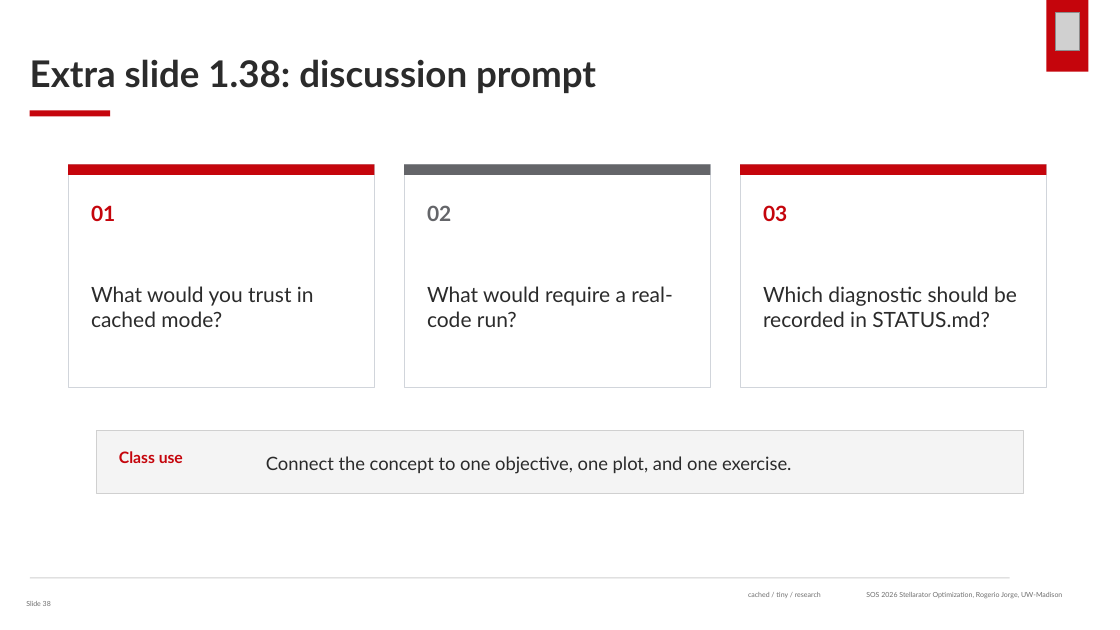
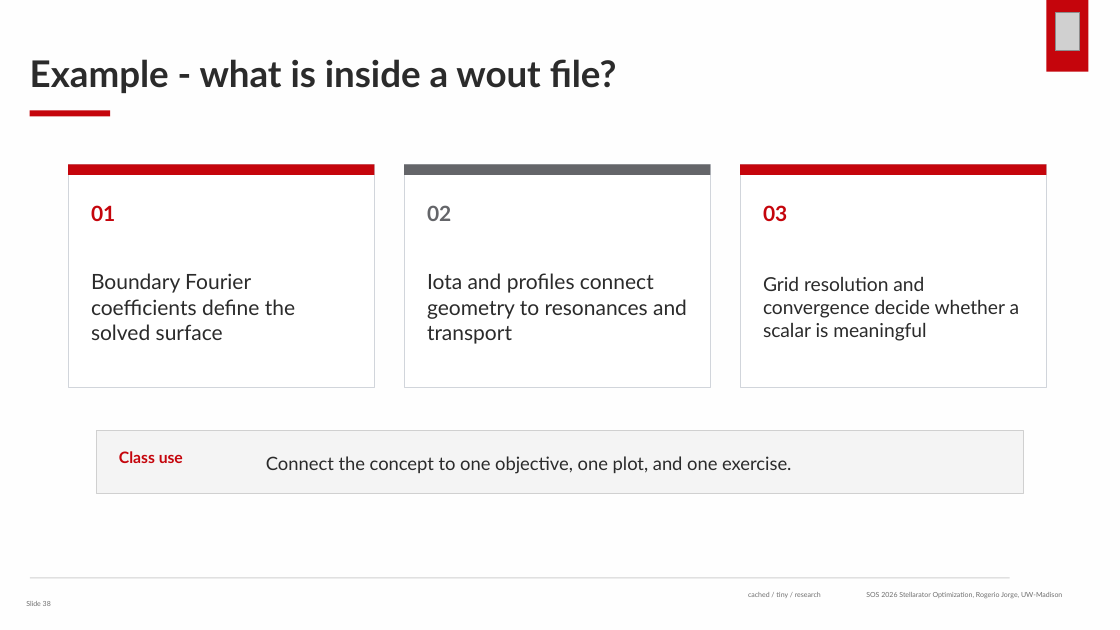
Before and after one commit to rogeriojorge/sos2026-rjorge-stellarator-optimization, a slide deck: slide 38 of slides/pptx/lecture_1_geometry_metrics.pptx. Drawn at 1120x630 pixels with LibreOffice and Linux fonts; fonts in the diff are those of the drawing; grey boxes stand for pictures. Boxes give left, top, right and bottom in pixels: in the first picture for what was removed or moved away, otherwise in the second. Text is boxed around its words. In the diff, an @@ line names an element or a change of style, - is before the commit and + after.

```diff
--- a/slides/pptx/lecture_1_geometry_metrics.pptx
+++ b/slides/pptx/lecture_1_geometry_metrics.pptx
@@ rectangle added at (0,0,1120,630), fill #FEFEFE @@
@@ text at (30,59,617,93): text changed @@
-Extra slide 1.38: discussion prompt
+Example - what is inside a wout file?
@@ text at (91,273,295,340): text changed @@
-What would you trust in cached mode?
+Boundary Fourier coefficients define the solved surface
@@ text at (427,273,687,344): text changed @@
-What would require a real-code run?
+Iota and profiles connect geometry to resonances and transport
@@ text at (763,277,1020,341): text changed; size 18 to 16.5 pt @@
-Which diagnostic should be recorded in STATUS.md?
+Grid resolution and convergence decide whether a scalar is meaningful
```
Also in this commit, not shown: 31 other slides changed, 6 slides added, 6 slides removed, 38 other files.
